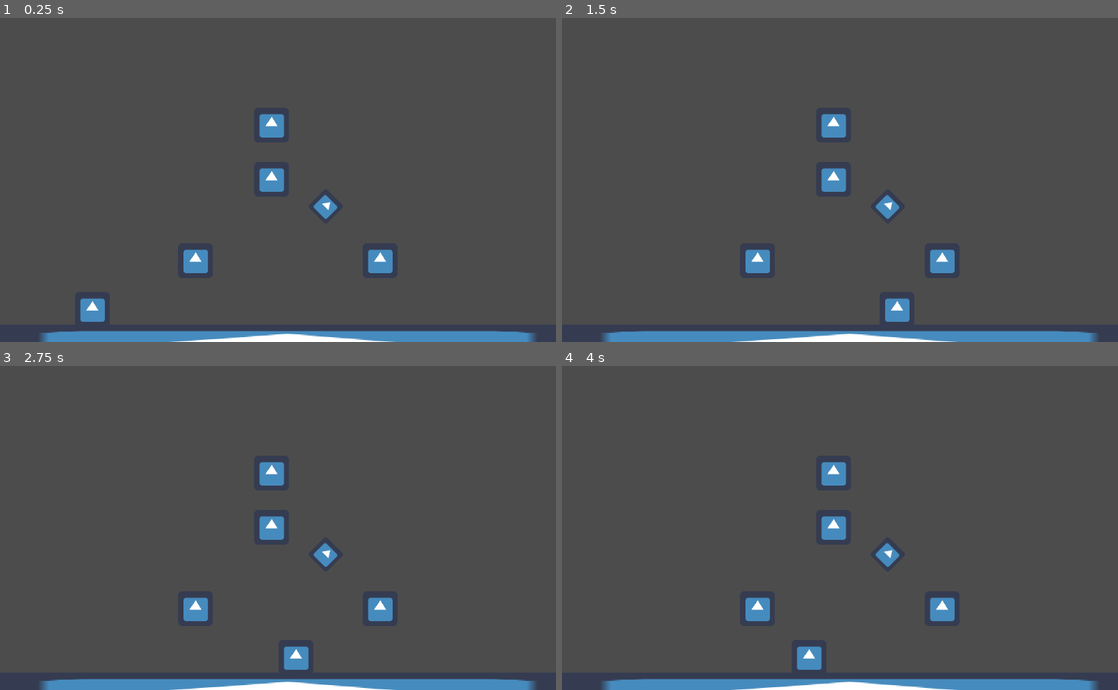
Above: before the commit, frames 1-4 (two rows, left to right).
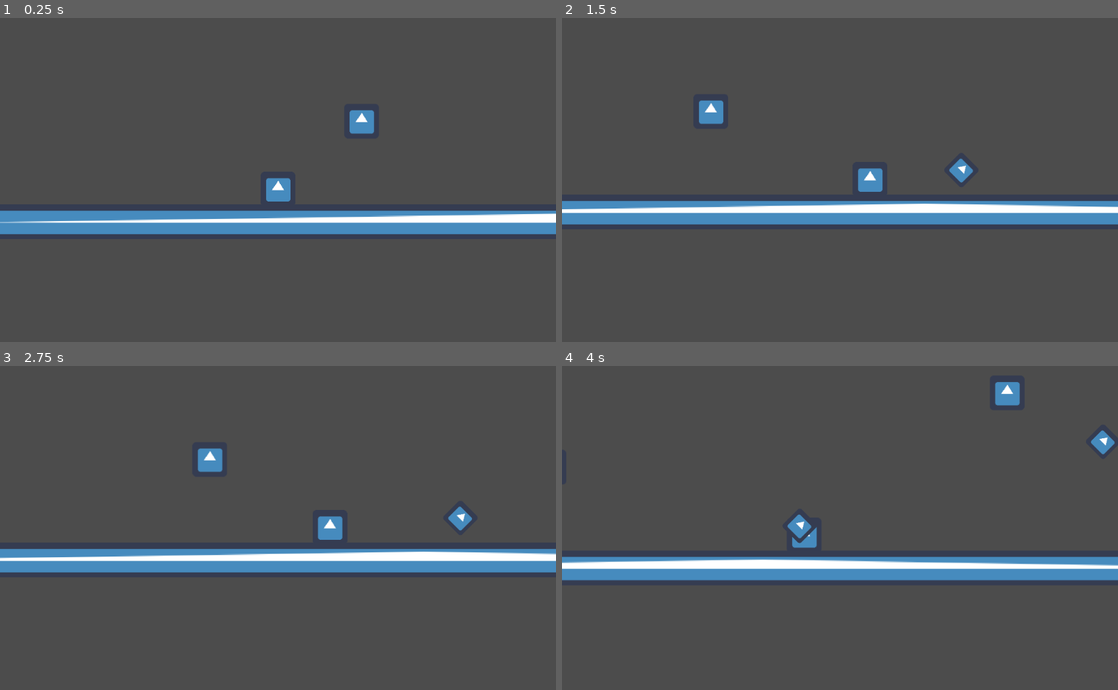
Above: after the commit, the same moments.

Repository: kydy11/godot_tutorial
Game: Godot game, scene res://game.tscn
The game is run twice, just before and just after one commit, with the same random seed, the same clock (stepped at 60 frames per second) and the same inputs. Before the commit the project starts from res://Node2D.tscn. The engine's default icon, where the game draws it, is replaced by a stand-in: a white triangle on a blue panel in a dark square.
Inputs:
- Up to frame 1 (0.25 s): no input
- Up to frame 2 (1.5 s): hold D (right) 0.53-1.28 s; hold A (left) from 1.28 s (still down)
- Up to frame 3 (2.75 s): release A (left) at 2.03 s; hold D (right) from 2.03 s (still down)
- Up to frame 4 (4 s): release D (right) at 2.78 s; hold W (up) 2.78-3.53 s; hold A (left) from 3.53 s (still down)

The runs differ from the first frame. In frame 1, 12% of the frame differs, in the area x 0-100%, y 28-100%; in frame 2, 13%; in frame 3, 13%; in frame 4, 13%, in the area x 0-100%, y 4-100%.

Commit message:
added scenes

Diff:
--- a/Node2D.tscn
+++ /dev/null
@@ -1,102 +0,0 @@
-[gd_scene load_steps=11 format=2]
-
-[ext_resource path="res://playerScript.gd" type="Script" id=1]
-[ext_resource path="res://icon.png" type="Texture" id=2]
-[ext_resource path="res://damageArea.gd" type="Script" id=3]
-
-[sub_resource type="RectangleShape2D" id=1]
-extents = Vector2( 30, 30 )
-
-[sub_resource type="RectangleShape2D" id=2]
-extents = Vector2( 25, 25 )
-
-[sub_resource type="RectangleShape2D" id=3]
-extents = Vector2( 30, 30 )
-
-[sub_resource type="RectangleShape2D" id=4]
-extents = Vector2( 30, 30 )
-
-[sub_resource type="RectangleShape2D" id=5]
-extents = Vector2( 30, 30 )
-
-[sub_resource type="RectangleShape2D" id=6]
-extents = Vector2( 30, 30 )
-
-[sub_resource type="RectangleShape2D" id=7]
-extents = Vector2( 30, 30 )
-
-[node name="Node2D" type="Node2D"]
-
-[node name="Player" type="KinematicBody2D" parent="."]
-position = Vector2( 170, 531 )
-script = ExtResource( 1 )
-
-[node name="CollisionShape2D" type="CollisionShape2D" parent="Player"]
-shape = SubResource( 1 )
-
-[node name="Sprite" type="Sprite" parent="Player"]
-texture = ExtResource( 2 )
-
-[node name="Area2D" type="Area2D" parent="Player"]
-
-[node name="CollisionShape2D" type="CollisionShape2D" parent="Player/Area2D"]
-shape = SubResource( 2 )
-
-[node name="StaticBody2d" type="StaticBody2D" parent="."]
-position = Vector2( 520, 600 )
-scale = Vector2( 20, 1 )
-
-[node name="CollisionShape2D" type="CollisionShape2D" parent="StaticBody2d"]
-shape = SubResource( 3 )
-
-[node name="Sprite" type="Sprite" parent="StaticBody2d"]
-texture = ExtResource( 2 )
-
-[node name="StaticBody2D" type="StaticBody2D" parent="."]
-position = Vector2( 360, 450 )
-
-[node name="CollisionShape2D" type="CollisionShape2D" parent="StaticBody2D"]
-shape = SubResource( 4 )
-
-[node name="Sprite" type="Sprite" parent="StaticBody2D"]
-texture = ExtResource( 2 )
-
-[node name="StaticBody2D2" type="StaticBody2D" parent="."]
-position = Vector2( 500, 300 )
-
-[node name="CollisionShape2D" type="CollisionShape2D" parent="StaticBody2D2"]
-shape = SubResource( 4 )
-
-[node name="Sprite" type="Sprite" parent="StaticBody2D2"]
-texture = ExtResource( 2 )
-
-[node name="StaticBody2D3" type="StaticBody2D" parent="."]
-position = Vector2( 700, 450 )
-
-[node name="CollisionShape2D" type="CollisionShape2D" parent="StaticBody2D3"]
-shape = SubResource( 5 )
-
-[node name="Sprite" type="Sprite" parent="StaticBody2D3"]
-texture = ExtResource( 2 )
-
-[node name="Area2D" type="Area2D" parent="."]
-position = Vector2( 500, 200 )
-script = ExtResource( 3 )
-
-[node name="CollisionShape2D" type="CollisionShape2D" parent="Area2D"]
-shape = SubResource( 6 )
-
-[node name="Sprite" type="Sprite" parent="Area2D"]
-texture = ExtResource( 2 )
-
-[node name="Area2D2" type="Area2D" parent="."]
-position = Vector2( 600, 350 )
-rotation = 0.785398
-scale = Vector2( 0.75, 0.75 )
-script = ExtResource( 3 )
-
-[node name="Sprite" type="Sprite" parent="Area2D2"]
-texture = ExtResource( 2 )
-
-[node name="CollisionShape2D" type="CollisionShape2D" parent="Area2D2"]
-shape = SubResource( 7 )
--- /dev/null
+++ b/game.tscn
@@ -0,0 +1,6 @@
+[gd_scene load_steps=2 format=2]
+
+[ext_resource path="res://scripts/game.gd" type="Script" id=1]
+
+[node name="Game" type="Node2D"]
+script = ExtResource( 1 )
--- a/icon.gd
+++ /dev/null
@@ -1,13 +0,0 @@
-extends Sprite
-
-# Declare member variables here. Examples:
-# var a = 2
-# var b = "text"
-
-# Called when the node enters the scene tree for the first time.
-func _ready():
-	pass # Replace with function body.
-
-# Called every frame. 'delta' is the elapsed time since the previous frame.
-#func _process(delta):
-#	pass
--- /dev/null
+++ b/menu.tscn
@@ -0,0 +1,5 @@
+[gd_scene format=2]
+
+[node name="Control" type="Control"]
+anchor_right = 1.0
+anchor_bottom = 1.0
--- a/new_script.gd
+++ /dev/null
@@ -1,13 +0,0 @@
-extends Node
-
-# Declare member variables here. Examples:
-# var a = 2
-# var b = "text"
-
-# Called when the node enters the scene tree for the first time.
-func _ready():
-	pass # Replace with function body.
-
-# Called every frame. 'delta' is the elapsed time since the previous frame.
-#func _process(delta):
-#	pass
--- /dev/null
+++ b/objects/Block.tscn
@@ -0,0 +1,14 @@
+[gd_scene load_steps=3 format=2]
+
+[ext_resource path="res://icon.png" type="Texture" id=1]
+
+[sub_resource type="RectangleShape2D" id=1]
+extents = Vector2( 30, 30 )
+
+[node name="Block" type="StaticBody2D"]
+
+[node name="CollisionShape2D" type="CollisionShape2D" parent="."]
+shape = SubResource( 1 )
+
+[node name="Sprite" type="Sprite" parent="."]
+texture = ExtResource( 1 )
--- /dev/null
+++ b/objects/BoundryLine.tscn
@@ -0,0 +1,15 @@
+[gd_scene load_steps=3 format=2]
+
+[ext_resource path="res://scripts/boundryScript.gd" type="Script" id=1]
+
+
+[sub_resource type="SegmentShape2D" id=1]
+a = Vector2( -100, 0 )
+b = Vector2( 100, 0 )
+
+[node name="Area2D" type="Area2D"]
+scale = Vector2( 100, 5 )
+script = ExtResource( 1 )
+
+[node name="CollisionShape2D" type="CollisionShape2D" parent="."]
+shape = SubResource( 1 )
--- /dev/null
+++ b/objects/EndArea.tscn
@@ -0,0 +1,18 @@
+[gd_scene load_steps=4 format=2]
+
+[ext_resource path="res://scripts/finishArea.gd" type="Script" id=1]
+[ext_resource path="res://icon.png" type="Texture" id=2]
+
+
+[sub_resource type="RectangleShape2D" id=1]
+extents = Vector2( 30, 30 )
+
+[node name="EndArea" type="Area2D"]
+rotation = 3.14159
+script = ExtResource( 1 )
+
+[node name="CollisionShape2D" type="CollisionShape2D" parent="."]
+shape = SubResource( 1 )
+
+[node name="Sprite" type="Sprite" parent="."]
+texture = ExtResource( 2 )
--- /dev/null
+++ b/objects/Floor.tscn
@@ -0,0 +1,16 @@
+[gd_scene load_steps=3 format=2]
+
+[ext_resource path="res://icon.png" type="Texture" id=1]
+
+[sub_resource type="RectangleShape2D" id=1]
+extents = Vector2( 30, 30 )
+
+[node name="Floor" type="StaticBody2D"]
+scale = Vector2( 50, 1 )
+
+[node name="CollisionShape2D" type="CollisionShape2D" parent="."]
+shape = SubResource( 1 )
+
+[node name="Sprite" type="Sprite" parent="."]
+scale = Vector2( 0.95, 1 )
+texture = ExtResource( 1 )
--- /dev/null
+++ b/objects/Player.tscn
@@ -0,0 +1,29 @@
+[gd_scene load_steps=5 format=2]
+
+[ext_resource path="res://scripts/playerScript.gd" type="Script" id=1]
+[ext_resource path="res://icon.png" type="Texture" id=2]
+
+
+[sub_resource type="RectangleShape2D" id=1]
+extents = Vector2( 30, 30 )
+
+[sub_resource type="RectangleShape2D" id=2]
+extents = Vector2( 25, 25 )
+
+[node name="Player" type="KinematicBody2D"]
+script = ExtResource( 1 )
+
+[node name="CollisionShape2D" type="CollisionShape2D" parent="."]
+shape = SubResource( 1 )
+
+[node name="Sprite" type="Sprite" parent="."]
+texture = ExtResource( 2 )
+
+[node name="Area2D" type="Area2D" parent="."]
+
+[node name="CollisionShape2D" type="CollisionShape2D" parent="Area2D"]
+shape = SubResource( 2 )
+
+[node name="Camera2D" type="Camera2D" parent="."]
+current = true
+smoothing_enabled = true
--- /dev/null
+++ b/objects/damageBlock.tscn
@@ -0,0 +1,19 @@
+[gd_scene load_steps=4 format=2]
+
+[ext_resource path="res://scripts/damageArea.gd" type="Script" id=1]
+[ext_resource path="res://icon.png" type="Texture" id=2]
+
+
+[sub_resource type="RectangleShape2D" id=1]
+extents = Vector2( 30, 30 )
+
+[node name="Area2D2" type="Area2D"]
+rotation = 0.785398
+scale = Vector2( 0.75, 0.75 )
+script = ExtResource( 1 )
+
+[node name="Sprite" type="Sprite" parent="."]
+texture = ExtResource( 2 )
+
+[node name="CollisionShape2D" type="CollisionShape2D" parent="."]
+shape = SubResource( 1 )
--- a/project.godot
+++ b/project.godot
@@ -16,7 +16,7 @@
 [application]
 
 config/name="godotThing"
-run/main_scene="res://Node2D.tscn"
+run/main_scene="res://game.tscn"
 config/icon="res://icon.png"
 
 [input]
--- /dev/null
+++ b/scene2.tscn
@@ -0,0 +1,19 @@
+[gd_scene load_steps=3 format=2]
+
+[ext_resource path="res://icon.png" type="Texture" id=1]
+
+[sub_resource type="RectangleShape2D" id=3]
+extents = Vector2( 30, 30 )
+
+[node name="Node2D" type="Node2D"]
+
+[node name="StaticBody2D" type="StaticBody2D" parent="."]
+position = Vector2( 520, 600 )
+scale = Vector2( 50, 1 )
+
+[node name="Sprite" type="Sprite" parent="StaticBody2D"]
+scale = Vector2( 0.95, 1 )
+texture = ExtResource( 1 )
+
+[node name="CollisionShape2D" type="CollisionShape2D" parent="StaticBody2D"]
+shape = SubResource( 3 )
--- /dev/null
+++ b/scripts/boundryScript.gd
@@ -0,0 +1,16 @@
+extends Area2D
+
+var player
+var game
+signal hit_boundry
+
+func _ready():
+	player =get_node("/root/Game/Node2D/Player")
+	game =get_node("/root/Game")
+	connect("body_entered", self, "on_body_entered")
+	connect("hit_boundry", game, "hit_boundry")
+
+
+func on_body_entered(body):
+	if body ==player:
+		emit_signal("hit_boundry")
--- a/StaticBody2D4.gd
+++ b/scripts/damageArea.gd
@@ -1,15 +1,22 @@
-extends RigidBody2D
+extends Area2D
 
 # Declare member variables here. Examples:
 # var a = 2
 # var b = "text"
+signal damege_player(amount)
 
 # Called when the node enters the scene tree for the first time.
 func _ready():
-	pass # Replace with function body.
+	var player =get_node("/root/Game/Node2D/Player")
+	connect("body_entered", self, "on_body_entered")
+	connect("damege_player", player , "recieve_damege")
+func on_body_entered(body):
+	emit_signal("damege_player", 2)
 
 # Called every frame. 'delta' is the elapsed time since the previous frame.
 #func _process(delta):
 #	pass
+
+
 #func _physics_process(delta):
-#	if
+#	if body
--- a/damageArea.gd
+++ b/scripts/finishArea.gd
@@ -3,20 +3,20 @@
 # Declare member variables here. Examples:
 # var a = 2
 # var b = "text"
-signal damege_player(amount)
+var player
+var game
+signal player_entered_finish
 
 # Called when the node enters the scene tree for the first time.
 func _ready():
-	var player =get_node("/root/Node2D/Player")
+	player =get_node("/root/Game/Node2D/Player")
+	game =get_node("/root/Game")
 	connect("body_entered", self, "on_body_entered")
-	connect("damege_player", player , "recieve_damege")
+	connect("player_entered_finish", game, "enter_finish")
+
 func on_body_entered(body):
-	emit_signal("damege_player", 2)
+	emit_signal("player_entered_finish")
 
 # Called every frame. 'delta' is the elapsed time since the previous frame.
 #func _process(delta):
 #	pass
-
-
-#func _physics_process(delta):
-#	if body
--- /dev/null
+++ b/scripts/game.gd
@@ -0,0 +1,18 @@
+extends Node2D
+
+var currantLevel
+#var testLevel
+var testLevel = preload("res://testLevel.tscn")
+var menu = preload("res://menu.tscn")
+
+func _ready():
+	currantLevel =testLevel.instance()
+	add_child(currantLevel)
+
+func hit_boundry():
+	change_scene(menu)
+
+func change_scene(scene):
+	remove_child(currantLevel)
+	currantLevel =scene.instance()
+	add_child(currantLevel)
--- a/playerScript.gd
+++ b/scripts/playerScript.gd
@@ -8,7 +8,7 @@
 var jumpHight =4;
 var jumpTime =1;
 var currantJumpTime =0;
-var health =20;
+var health =8;
 
 var velocity = Vector2()
 
@@ -70,4 +70,9 @@
 
 func recieve_damege(amount):
 	health-=amount
-	print(health)
+	if(health <=0):
+		print("dead")
+
+
+func enter_finish():
+	print("end")
--- /dev/null
+++ b/testLevel.tscn
@@ -0,0 +1,56 @@
+[gd_scene load_steps=7 format=2]
+
+[ext_resource path="res://objects/Player.tscn" type="PackedScene" id=1]
+[ext_resource path="res://objects/Floor.tscn" type="PackedScene" id=2]
+[ext_resource path="res://objects/Block.tscn" type="PackedScene" id=3]
+[ext_resource path="res://objects/damageBlock.tscn" type="PackedScene" id=4]
+[ext_resource path="res://objects/EndArea.tscn" type="PackedScene" id=5]
+[ext_resource path="res://objects/BoundryLine.tscn" type="PackedScene" id=6]
+
+[node name="Node2D" type="Node2D"]
+__meta__ = {
+"_edit_horizontal_guides_": [  ],
+"_edit_vertical_guides_": [  ]
+}
+
+[node name="Player" parent="." instance=ExtResource( 1 )]
+position = Vector2( -500, 500 )
+
+[node name="Floor" parent="." instance=ExtResource( 2 )]
+position = Vector2( 0, 600 )
+scale = Vector2( 100, 1 )
+
+[node name="Block" parent="." instance=ExtResource( 3 )]
+position = Vector2( 839.973, 443.419 )
+
+[node name="Block2" parent="." instance=ExtResource( 3 )]
+position = Vector2( 497.495, 277.587 )
+
+[node name="Block3" parent="." instance=ExtResource( 3 )]
+position = Vector2( -346.083, 414.579 )
+
+[node name="DamageArea" parent="." instance=ExtResource( 4 )]
+position = Vector2( 115.361, 522.73 )
+
+[node name="DamageArea2" parent="." instance=ExtResource( 4 )]
+position = Vector2( 1106.74, 555.175 )
+
+[node name="DamageArea3" parent="." instance=ExtResource( 4 )]
+position = Vector2( 674.141, 367.713 )
+
+[node name="EndArea" parent="." instance=ExtResource( 5 )]
+position = Vector2( 497.494, 140.596 )
+
+[node name="BoundryB" parent="." instance=ExtResource( 6 )]
+position = Vector2( 0, 2500 )
+
+[node name="BoundryR" parent="." instance=ExtResource( 6 )]
+position = Vector2( 3000, 0 )
+rotation = 1.5708
+
+[node name="BoundryL" parent="." instance=ExtResource( 6 )]
+position = Vector2( -3000, 0 )
+rotation = 1.5708
+
+[node name="BoundryT" parent="." instance=ExtResource( 6 )]
+position = Vector2( 0, -2500 )
Not shown, added: scene2.tscn.rtf
